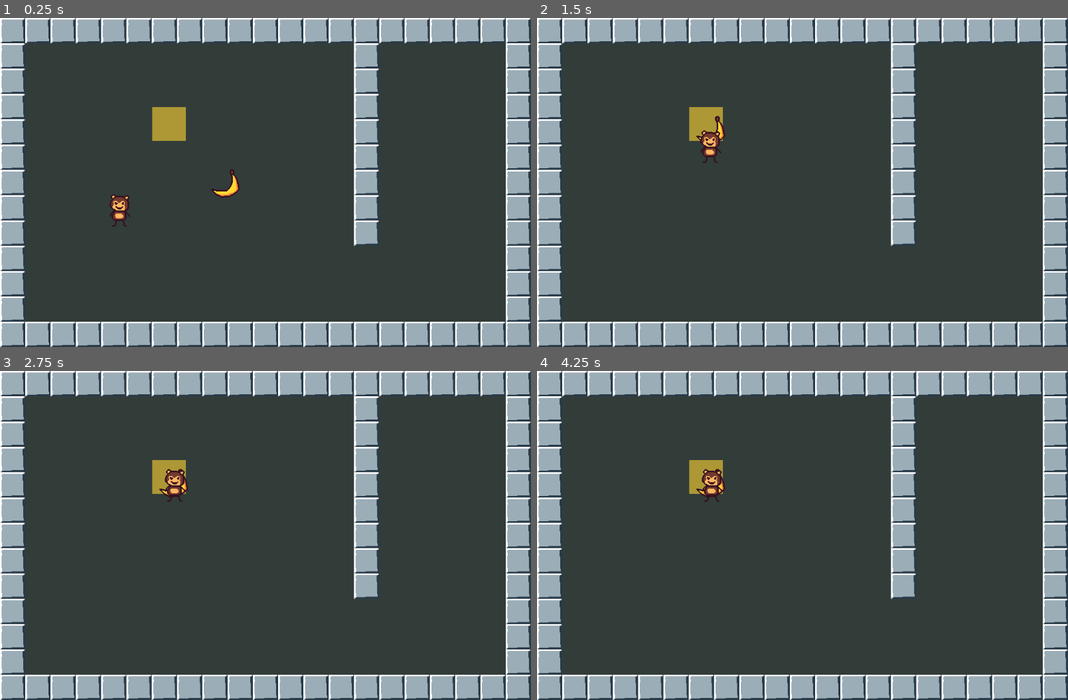
Above: before the commit, frames 1-4 (two rows, left to right).
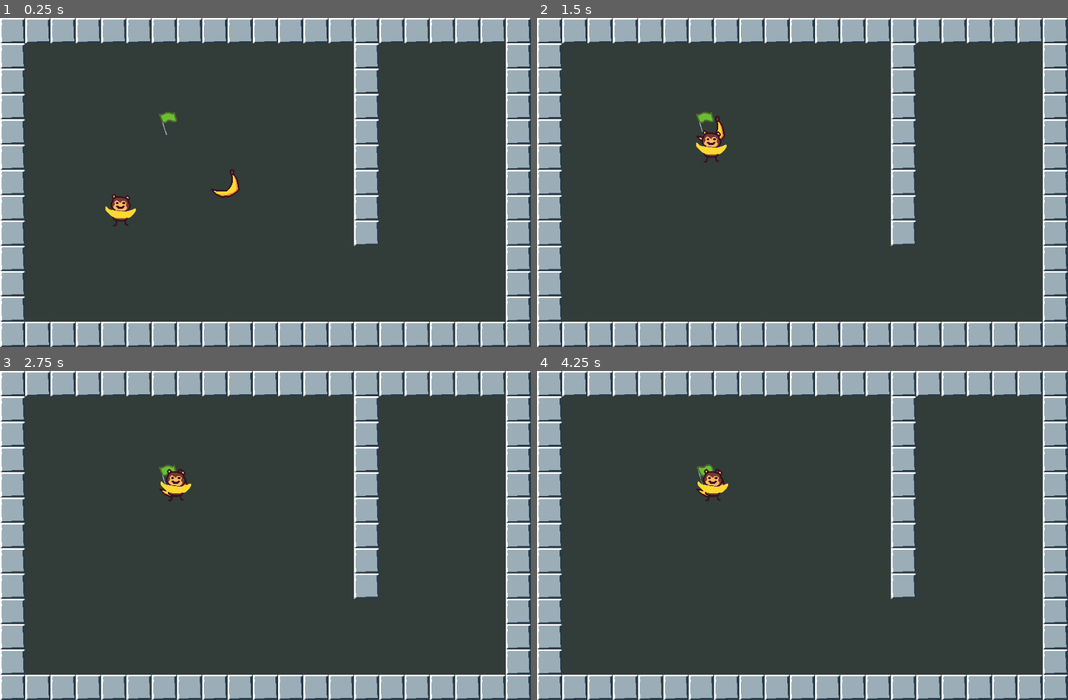
Above: after the commit, the same moments.

Repository: Octoan1/mdev26-jam
Game: Godot game, scene res://levels/level_02.tscn
Same seed, same stepped clock (60 frames per second), same inputs: the game is played once before the commit and once after it. This scene is started directly instead of the project's main scene.
Inputs (mouse positions are in pixels of both pictures, inside the frame that each line leads up to):
- Up to frame 1 (0.25 s): no input
- Up to frame 2 (1.5 s): drag from (765, 182) to (706, 123) at 0.52 s; drag from (961, 231) to (706, 123) at 1.27 s
- Up to frame 3 (2.75 s): move the mouse to (106, 486) at 2.02 s; click (106, 486) at 2.17 s
- Up to frame 4 (4.25 s): drag from (829, 535) to (712, 482) at 2.77 s; move the mouse to (722, 453) at 3.52 s; click (722, 453) at 3.67 s

The runs differ from the first frame. In frame 1, 0.9% of the frame differs, in the area x 19-35%, y 27-64%; in frame 2, 0.7%; in frame 3, 0.6%; in frame 4, 0.6%.

Commit message:
added more sprites
- flag sprite and animation
- monkey burn death animation
- monkey eat animation
- added to godot but they are unused

Diff:
--- a/entities/goal/goal.tscn
+++ b/entities/goal/goal.tscn
@@ -1,19 +1,71 @@
 [gd_scene format=3 uid="uid://bgoalmarkerxq"]
 
-[ext_resource type="Script" path="res://entities/goal/goal.gd" id="1_goal"]
+[ext_resource type="Script" uid="uid://bylvhvo4c232m" path="res://entities/goal/goal.gd" id="1_goal"]
+[ext_resource type="Texture2D" uid="uid://847v0ho3bxih" path="res://entities/goal/flag-Sheet.png" id="2_dmkwb"]
+
+[sub_resource type="AtlasTexture" id="AtlasTexture_mhrrt"]
+atlas = ExtResource("2_dmkwb")
+region = Rect2(0, 0, 48, 48)
+
+[sub_resource type="AtlasTexture" id="AtlasTexture_ybxdf"]
+atlas = ExtResource("2_dmkwb")
+region = Rect2(48, 0, 48, 48)
+
+[sub_resource type="AtlasTexture" id="AtlasTexture_yvh4n"]
+atlas = ExtResource("2_dmkwb")
+region = Rect2(96, 0, 48, 48)
+
+[sub_resource type="AtlasTexture" id="AtlasTexture_kseb4"]
+atlas = ExtResource("2_dmkwb")
+region = Rect2(144, 0, 48, 48)
+
+[sub_resource type="AtlasTexture" id="AtlasTexture_bp0uu"]
+atlas = ExtResource("2_dmkwb")
+region = Rect2(192, 0, 48, 48)
+
+[sub_resource type="AtlasTexture" id="AtlasTexture_weerq"]
+atlas = ExtResource("2_dmkwb")
+region = Rect2(240, 0, 48, 48)
+
+[sub_resource type="SpriteFrames" id="SpriteFrames_g4v7s"]
+animations = [{
+"frames": [{
+"duration": 1.0,
+"texture": SubResource("AtlasTexture_mhrrt")
+}, {
+"duration": 1.0,
+"texture": SubResource("AtlasTexture_ybxdf")
+}, {
+"duration": 1.0,
+"texture": SubResource("AtlasTexture_yvh4n")
+}, {
+"duration": 1.0,
+"texture": SubResource("AtlasTexture_kseb4")
+}, {
+"duration": 1.0,
+"texture": SubResource("AtlasTexture_bp0uu")
+}, {
+"duration": 1.0,
+"texture": SubResource("AtlasTexture_weerq")
+}],
+"loop": 1,
+"name": &"default",
+"speed": 5.0
+}]
 
 [sub_resource type="RectangleShape2D" id="RectangleShape2D_goal"]
 size = Vector2(40, 40)
 
-[node name="Goal" type="Area2D"]
+[node name="Goal" type="Area2D" unique_id=1188464713]
 collision_layer = 8
 collision_mask = 2
 monitorable = false
 script = ExtResource("1_goal")
 
-[node name="Placeholder" type="Polygon2D" parent="."]
-color = Color(1, 0.84, 0.2, 0.6)
-polygon = PackedVector2Array(-32, -32, 32, -32, 32, 32, -32, 32)
+[node name="AnimatedSprite2D" type="AnimatedSprite2D" parent="." unique_id=401868808]
+sprite_frames = SubResource("SpriteFrames_g4v7s")
+autoplay = "default"
+frame_progress = 0.93075013
 
-[node name="CollisionShape2D" type="CollisionShape2D" parent="."]
+[node name="CollisionShape2D" type="CollisionShape2D" parent="." unique_id=750010569]
 shape = SubResource("RectangleShape2D_goal")
--- a/entities/monkey/monkey.tscn
+++ b/entities/monkey/monkey.tscn
@@ -2,6 +2,30 @@
 
 [ext_resource type="Script" uid="uid://c8i357ikyhb4e" path="res://entities/monkey/monkey.gd" id="1_0500s"]
 [ext_resource type="Texture2D" uid="uid://l5b7bxc82d1g" path="res://entities/monkey/monkey-Sheet.png" id="2_od3m1"]
+
+[sub_resource type="AtlasTexture" id="AtlasTexture_od3m1"]
+atlas = ExtResource("2_od3m1")
+region = Rect2(896, 0, 128, 128)
+
+[sub_resource type="AtlasTexture" id="AtlasTexture_47jn2"]
+atlas = ExtResource("2_od3m1")
+region = Rect2(1024, 0, 128, 128)
+
+[sub_resource type="AtlasTexture" id="AtlasTexture_prbcu"]
+atlas = ExtResource("2_od3m1")
+region = Rect2(1152, 0, 128, 128)
+
+[sub_resource type="AtlasTexture" id="AtlasTexture_rv8j4"]
+atlas = ExtResource("2_od3m1")
+region = Rect2(1280, 0, 128, 128)
+
+[sub_resource type="AtlasTexture" id="AtlasTexture_cbe2x"]
+atlas = ExtResource("2_od3m1")
+region = Rect2(1280, 0, 128, 128)
+
+[sub_resource type="AtlasTexture" id="AtlasTexture_ttocw"]
+atlas = ExtResource("2_od3m1")
+region = Rect2(1408, 0, 128, 128)
 
 [sub_resource type="AtlasTexture" id="AtlasTexture_dnq8v"]
 atlas = ExtResource("2_od3m1")
@@ -11,8 +35,52 @@
 atlas = ExtResource("2_od3m1")
 region = Rect2(256, 0, 128, 128)
 
+[sub_resource type="AtlasTexture" id="AtlasTexture_61bnc"]
+atlas = ExtResource("2_od3m1")
+region = Rect2(256, 0, 128, 128)
+
+[sub_resource type="AtlasTexture" id="AtlasTexture_e23mj"]
+atlas = ExtResource("2_od3m1")
+region = Rect2(384, 0, 128, 128)
+
+[sub_resource type="AtlasTexture" id="AtlasTexture_6j1bl"]
+atlas = ExtResource("2_od3m1")
+region = Rect2(512, 0, 128, 128)
+
+[sub_resource type="AtlasTexture" id="AtlasTexture_0qqxr"]
+atlas = ExtResource("2_od3m1")
+region = Rect2(640, 0, 128, 128)
+
 [sub_resource type="SpriteFrames" id="SpriteFrames_81a5f"]
 animations = [{
+"frames": [{
+"duration": 1.0,
+"texture": SubResource("AtlasTexture_od3m1")
+}, {
+"duration": 1.0,
+"texture": SubResource("AtlasTexture_47jn2")
+}, {
+"duration": 1.0,
+"texture": SubResource("AtlasTexture_prbcu")
+}, {
+"duration": 1.0,
+"texture": SubResource("AtlasTexture_rv8j4")
+}],
+"loop": 1,
+"name": &"burning",
+"speed": 5.0
+}, {
+"frames": [{
+"duration": 1.0,
+"texture": SubResource("AtlasTexture_cbe2x")
+}, {
+"duration": 1.0,
+"texture": SubResource("AtlasTexture_ttocw")
+}],
+"loop": 1,
+"name": &"burnt",
+"speed": 5.0
+}, {
 "frames": [{
 "duration": 1.0,
 "texture": SubResource("AtlasTexture_dnq8v")
@@ -22,6 +90,41 @@
 }],
 "loop": 1,
 "name": &"default",
+"speed": 5.0
+}, {
+"frames": [{
+"duration": 1.0,
+"texture": SubResource("AtlasTexture_61bnc")
+}, {
+"duration": 1.0,
+"texture": SubResource("AtlasTexture_e23mj")
+}, {
+"duration": 1.0,
+"texture": SubResource("AtlasTexture_6j1bl")
+}, {
+"duration": 1.0,
+"texture": SubResource("AtlasTexture_0qqxr")
+}, {
+"duration": 1.0,
+"texture": SubResource("AtlasTexture_6j1bl")
+}, {
+"duration": 1.0,
+"texture": SubResource("AtlasTexture_0qqxr")
+}, {
+"duration": 1.0,
+"texture": SubResource("AtlasTexture_6j1bl")
+}, {
+"duration": 1.0,
+"texture": SubResource("AtlasTexture_0qqxr")
+}, {
+"duration": 1.0,
+"texture": SubResource("AtlasTexture_6j1bl")
+}, {
+"duration": 1.0,
+"texture": SubResource("AtlasTexture_0qqxr")
+}],
+"loop": 1,
+"name": &"eat",
 "speed": 5.0
 }]
 
@@ -34,9 +137,9 @@
 
 [node name="Sprite" type="AnimatedSprite2D" parent="." unique_id=1870616918]
 sprite_frames = SubResource("SpriteFrames_81a5f")
+animation = &"eat"
 autoplay = "default"
-frame = 1
-frame_progress = 0.24211012
+frame_progress = 0.41618273
 
 [node name="RayCast2D" type="RayCast2D" parent="." unique_id=118150200]
 
--- a/levels/level_01.tscn
+++ b/levels/level_01.tscn
@@ -15,13 +15,12 @@
 tile_map_data = PackedByteArray("AAAAAAcAAAACAAAAAAAPAAAAAAACAAAAAAAAAAAAAAACAAAAAAAAAAEAAAACAAAAAAAAAAIAAAACAAAAAAAAAA …(1040 unchanged characters)…
 tile_set = ExtResource("2_tiles")
 
-[node name="Goal" parent="." instance=ExtResource("4_goal")]
-position = Vector2(1472, 480)
+[node name="Goal" parent="." unique_id=290923681 instance=ExtResource("4_goal")]
+position = Vector2(744, 313)
 
 [node name="Banana" parent="." unique_id=1063776925 instance=ExtResource("2_feb5d")]
 position = Vector2(450, 206)
 
 [node name="Monkey" parent="." unique_id=369541836 node_paths=PackedStringArray("test_banana") instance=ExtResource("3_fc0e3")]
 position = Vector2(227, 316)
-collision_layer = 2
 test_banana = NodePath("../Banana")
Binary file added: entities/goal/flag-Sheet.png
Not shown, added: entities/goal/flag-Sheet.png.import
Binary file added: entities/goal/flag.aseprite
Binary file changed: entities/monkey/monkey-Sheet.png
Binary file changed: entities/monkey/monkey.aseprite
Binary file changed: levels/tilemap.aseprite
Binary file added: ui/title_screen/test_title.aseprite
Binary file added: ui/title_screen/test_title.png
Not shown, added: ui/title_screen/test_title.png.import
